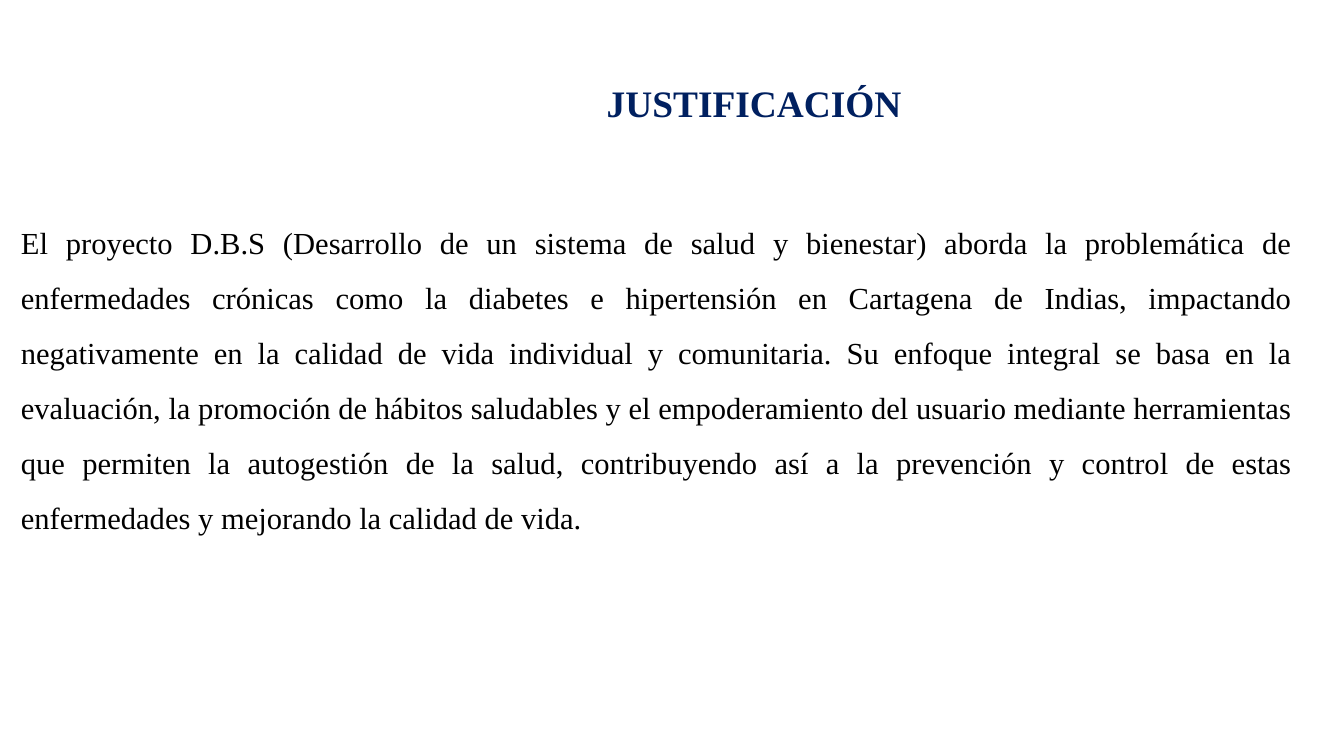
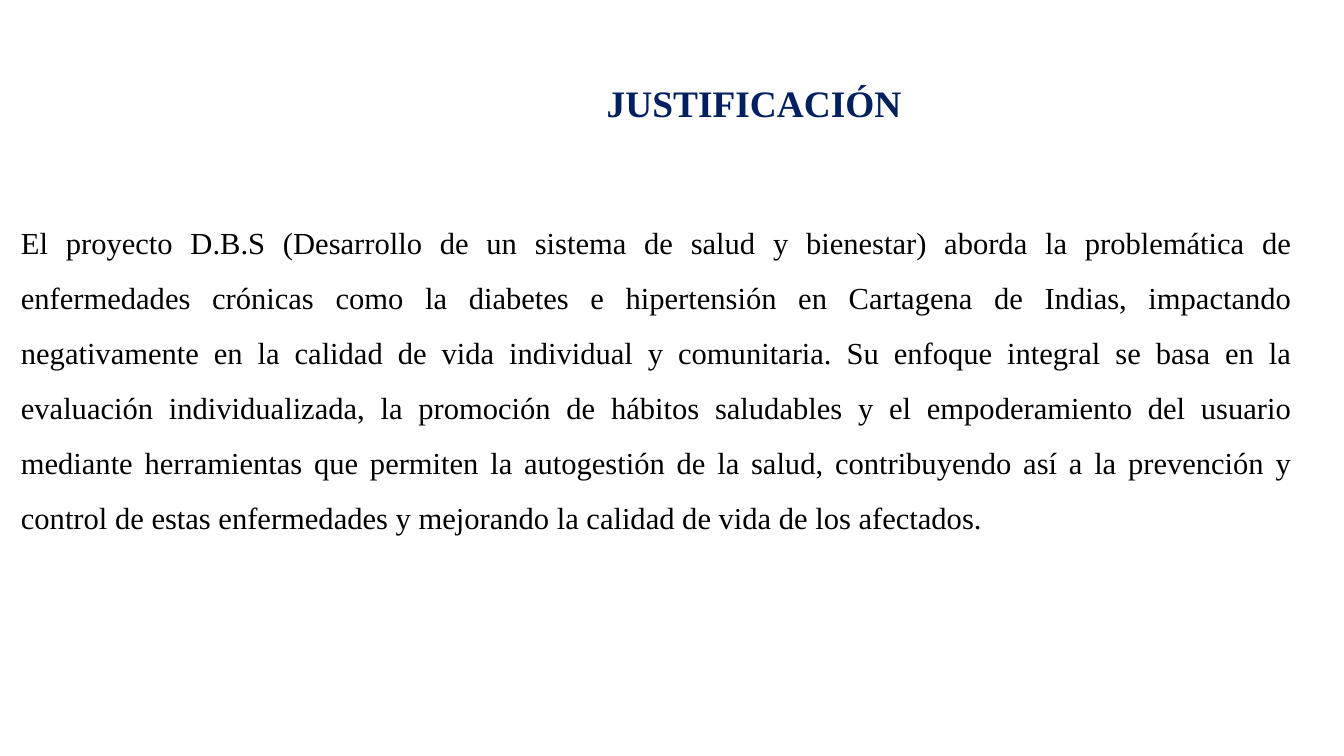
Before and after one commit to VictorCast2/DSB, a slide deck: slide 6 of Diapositivas/Diapositivas Del Proyecto De Aula (DSB) Final.pptx. Drawn at 1344x756 pixels with LibreOffice and Linux fonts; fonts in the diff are those of the drawing; background and template pictures are left out. Boxes give left, top, right and bottom in pixels: in the first picture for what was removed or moved away, otherwise in the second. Text is boxed around its words. In the diff, an @@ line names an element or a change of style, - is before the commit and + after.

```diff
--- a/Diapositivas/Diapositivas Del Proyecto De Aula (DSB) Final.pptx
+++ b/Diapositivas/Diapositivas Del Proyecto De Aula (DSB) Final.pptx
@@ text at <box>21,232,1291,535</box>: text changed @@
-El proyecto D.B.S (Desarrollo de un sistema de salud y bienestar) aborda la problemática de enfermedades crónicas como la diabetes e hipertensión en Cartagena de Indias, impactando negativamente en la calidad de vida individual y comunitaria. Su enfoque integral se basa en la evaluación, la promoción de hábitos saludables y el empoderamiento del usuario mediante herramientas que permiten la autogestión de la salud, contribuyendo así a la prevención y control de estas enfermedades y mejorando la calidad de vida.
+El proyecto D.B.S (Desarrollo de un sistema de salud y bienestar) aborda la problemática de enfermedades crónicas como la diabetes e hipertensión en Cartagena de Indias, impactando negativamente en la calidad de vida individual y comunitaria. Su enfoque integral se basa en la evaluación individualizada, la promoción de hábitos saludables y el empoderamiento del usuario mediante herramientas que permiten la autogestión de la salud, contribuyendo así a la prevención y control de estas enfermedades y mejorando la calidad de vida de los afectados.
```
Also in this commit, not shown: 7 other slides changed, 1 slide removed, 15 other files.
